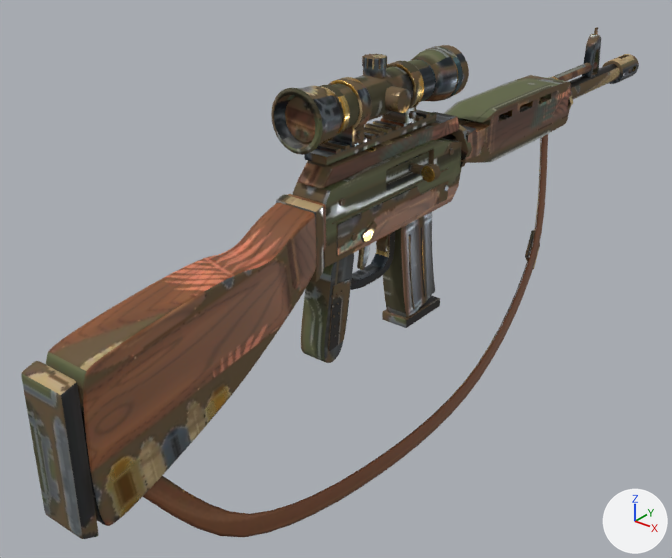
Two versions of the glTF model public/models/arsenal/dmr.glb, one commit apart.
Rendered twice from a camera (50 mm lens) standing at (0.547, -0.729, 0.4) and looking at (-0.06, 0.03, -0.071). Arrows for +X, +Y and +Z are at lower right; the lights stay in place. The picture after the commit comes second. Where no turn or scale is listed for an object, it has been applied to the vertices. Vertices at exactly the same position are counted once.

The older version as bpy lines, for what is in view:
```python
me_dmr_body = bpy.data.meshes.new('dmr_body')
me_dmr_body.from_pydata(...)  # 10661 vertices, 20942 faces; spans x -0.058..0.058, y -0.539..0.539, z -0.21..0.21
me_dmr_body.materials.append(mat_dmr_mat)
me_dmr_mag = bpy.data.meshes.new('dmr_mag')
me_dmr_mag.from_pydata(...)  # 604 vertices, 1180 faces; spans x -0.017..0.017, y -0.043..0.043, z -0.077..0.077
me_dmr_mag.materials.append(mat_dmr_mat)
ob_dmr_body = bpy.data.objects.new('dmr_body', me_dmr_body)
ob_dmr_body.location = (0.027, 0.137, -0.012)
ob_dmr_mag_mesh = bpy.data.objects.new('dmr_mag_mesh', me_dmr_mag)
ob_dmr_mag_mesh.location = (0.0, 0.093, -0.046)
```
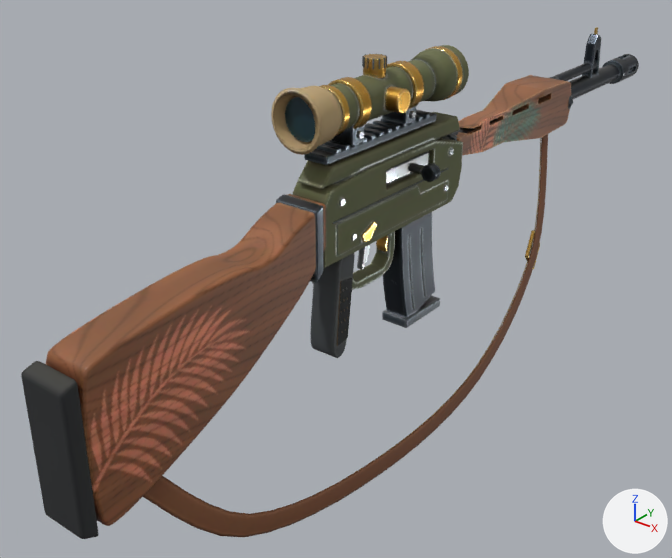
Location of each change, [x1, y1, x2, y2] in pixels of the pictures (672 x 558 px; the box of a moved part takes in the faces that stretch with it):
part 1 of me_dmr_body, rebuilt (29% narrower): before [328, 279, 351, 351]; after [337, 278, 353, 346]
part 2 of me_dmr_body, deleted: before [331, 290, 343, 337]
part 3 of me_dmr_body, moved or reshaped: before [443, 75, 571, 168]; after [446, 82, 571, 155]
part 4 of me_dmr_body, moved or reshaped: before [301, 253, 354, 363]; after [310, 253, 355, 358]
part 5 of me_dmr_body, surface changed: [21, 27, 639, 539] in both
part 6 of me_dmr_mag, surface changed: [382, 212, 440, 328] in both

What changed in the scene script:
```text
Change me_dmr_body:
    used by ob_dmr_body; location = (0.027, 0.137, -0.012)
    remove me_dmr_body.from_pydata(...)  # 10661 vertices, 20942 faces; spans x -0.058..0.058, y -0.539..0.539, z -0.21..0.21
    add me_dmr_body.from_pydata(...)  # 10640 vertices, 20903 faces; spans x -0.058..0.058, y -0.539..0.539, z -0.21..0.21
    me_dmr_body part 1: the loose piece of 112 vertices spanning x -0.011..-0.009, y -0.215..-0.179, z -0.077..-0.004 is rebuilt with 112 vertices and now spans x -0.011..-0.009, y -0.201..-0.176, z -0.077..-0.004
    me_dmr_body part 2: 24 loose pieces with 480 vertices, spanning x -0.046..-0.008, y -0.211..-0.193, z -0.064..-0.013, are deleted
    me_dmr_body part 3: 43 vertices moved from x -0.045..0.017, y 0.02..0.283, z -0.062..0.096 to x -0.045..0.017, y 0.02..0.283, z -0.062..0.097; 777 vertices removed from x -0.058..0.004, y 0.019..0.284, z 0.052..0.115; 756 vertices added at x -0.055..0.0, y 0.019..0.283, z 0.053..0.115
    me_dmr_body part 4: 212 vertices moved from x -0.046..-0.008, y -0.221..-0.167, z -0.094..0.026 to x -0.046..-0.008, y -0.205..-0.167, z -0.094..0.026; 89 vertices removed from x -0.046..-0.008, y -0.205..-0.172, z -0.068..0.023; 109 vertices added at x -0.046..-0.008, y -0.194..-0.171, z -0.068..0.023
    me_dmr_body part 5: 16974 kept faces spanning x -0.058..0.055, y -0.539..0.539, z -0.21..0.21 get new texture (UV) coordinates
    other edits to the shape of me_dmr_body do not show in these pictures
Change me_dmr_mag:
    where me_dmr_mag.from_pydata(...)  # 604 vertices, 1180 faces; spans x -0.017..0.017, y -0.043..0.043, z -0.077..0.077
    used by ob_dmr_mag_mesh; location = (0.0, 0.093, -0.046)
    me_dmr_mag part 6: texture (UV) coordinates of 1180 of 1180 faces, centred in x -0.017..0.017, y -0.042..0.043, z -0.077..0.077, changed; they spanned u 0.02..0.98, v 0.01..0.98 and now span u 0.01..0.98, v 0.02..0.98
```
